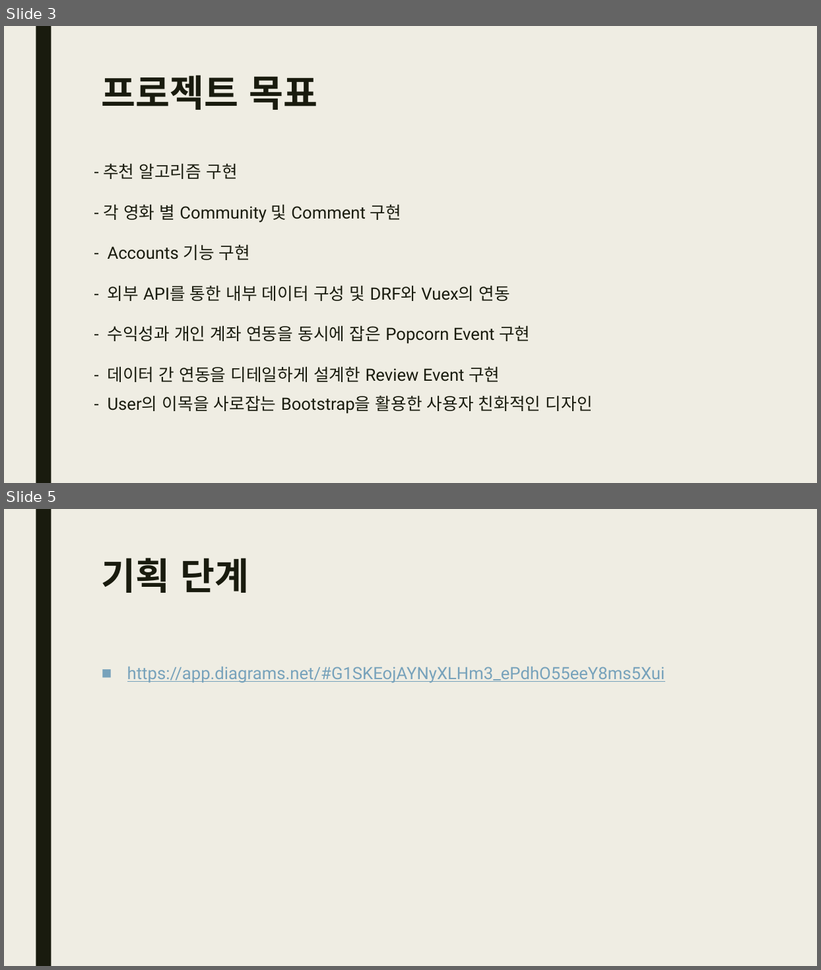
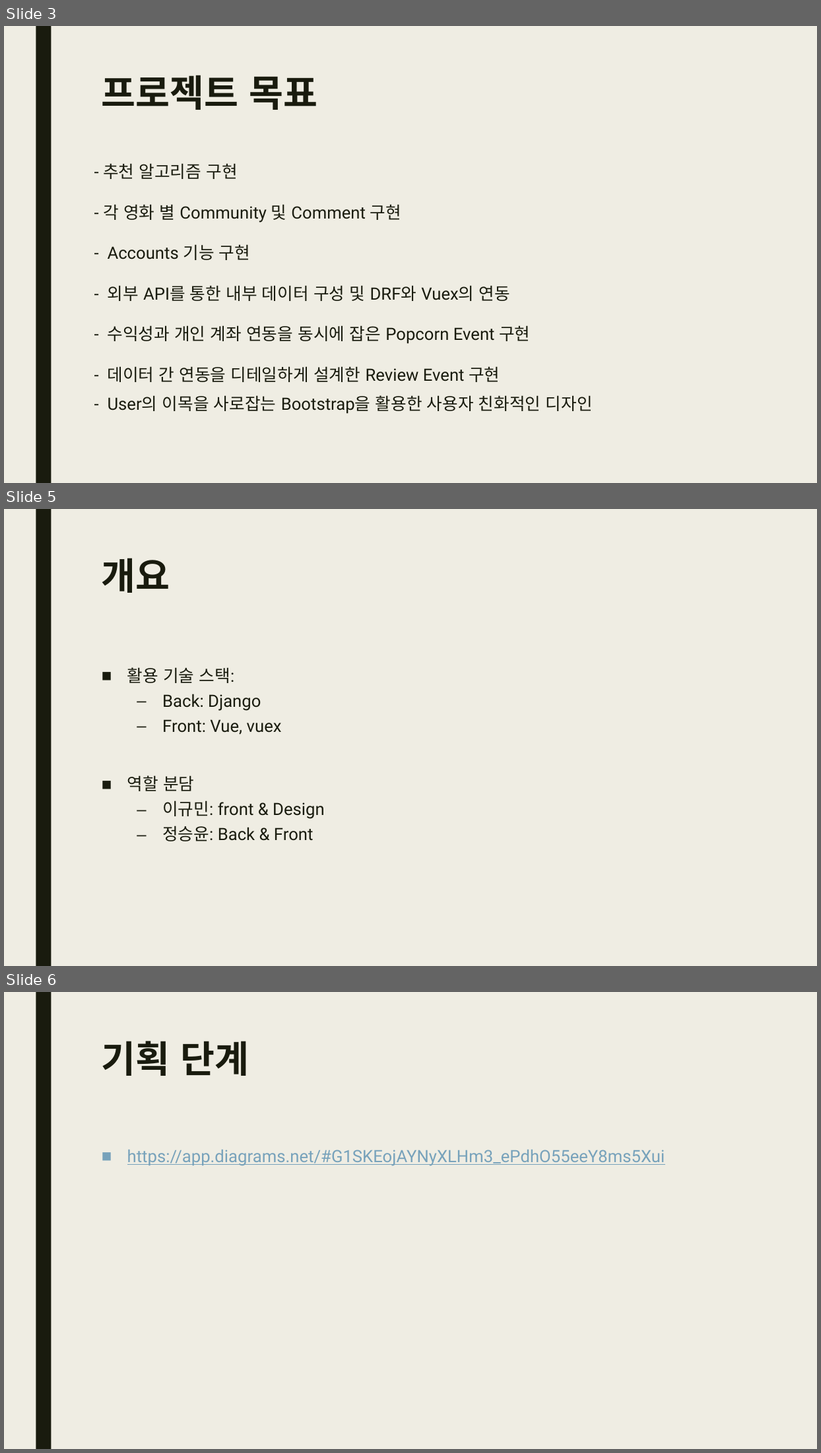
Before and after one commit to syoon6682/Movie_Recommendation_pjt, a slide deck: 220527_7기_서울_4반_관통_PJT_정승윤_이규민.pptx. Shown one above the other, each under a label of ours: slides 3 and 5 before the commit, slides 3, 5 and 6 after it; the slides between them are not shown. The pictures are 821x970 and 821x1453 pixels, drawn with LibreOffice and Linux fonts; fonts in the diff are those of the drawing. Boxes give left, top, right and bottom in pixels: in the first picture for what was removed or moved away, otherwise in the second. Text is boxed around its words. In the diff, an @@ line names an element or a change of style, - is before the commit and + after.

Commit message:
update front

```diff
--- a/220527_7기_서울_4반_관통_PJT_정승윤_이규민.pptx
+++ b/220527_7기_서울_4반_관통_PJT_정승윤_이규민.pptx
@@ slide 5 added at bbox=[4, 509, 817, 966], background #EFEDE3; not listed: 1 template element that a slide beside it also shows @@
@@ title added at bbox=[102, 558, 170, 593], 44 pt, text #191B0E, bold @@
+개요
@@ text added at bbox=[127, 667, 325, 842], 20 pt, text #191B0E @@
+■ 활용 기술 스택:
+  – Back: Django
+  – Front: Vue, vuex
+■ 역할 분담
+  – 이규민: front & Design
+  – 정승윤: Back & Front
@@ what was slide 5 is now slide 6 @@
```
Also in this commit, not shown: 3 other files.
